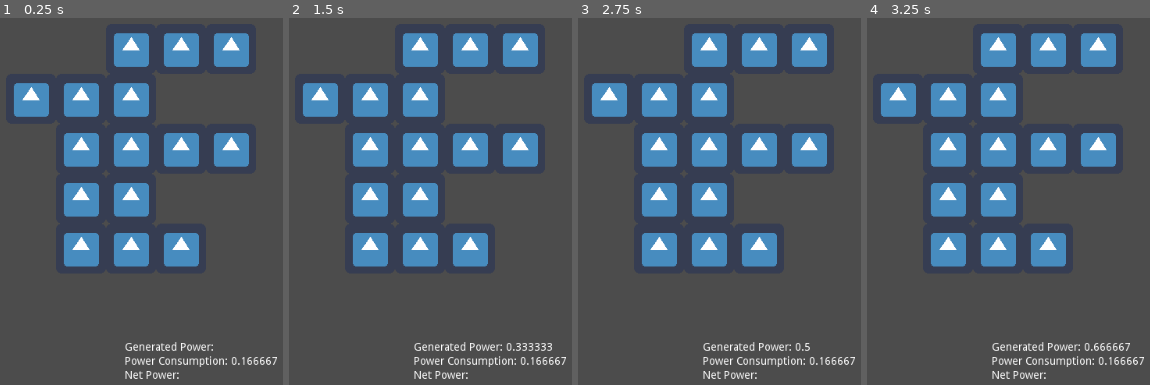
Above: before the commit, frames 1-4 (left to right).
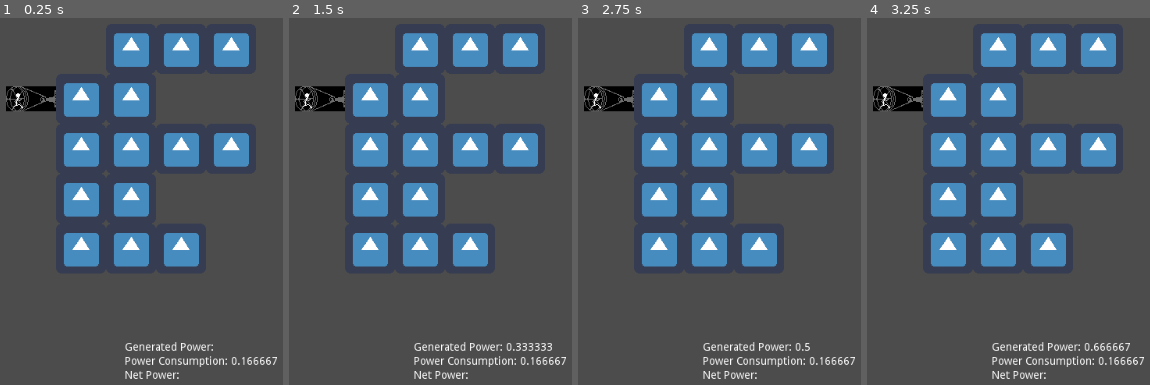
Above: after the commit, the same moments.

Repository: JoseTMonagas/sisyphean2
Game: Godot game, scene res://Test.tscn
Two runs of this game, one before a commit and one after it. Both use one fixed random seed, a clock stepped at 60 frames per second and the inputs below. The project has no main scene, so this scene is started directly. The engine's default icon, where the game draws it, is replaced by a stand-in: a white triangle on a blue panel in a dark square.
Inputs (mouse positions are in pixels of both pictures, inside the frame that each line leads up to):
- Up to frame 1 (0.25 s): no input
- Up to frame 2 (1.5 s): tap Enter at 0.5 s; move the mouse to (371, 98) at 0.52 s; press the mouse at (371, 98) at 0.53 s; tap Space at 1.25 s; move the mouse to (371, 150) at 1.27 s; release the mouse at (371, 150) at 1.28 s; click (371, 150) at 1.35 s
- Up to frame 3 (2.75 s): tap Enter at 2 s; move the mouse to (708, 47) at 2.02 s; press the mouse at (708, 47) at 2.03 s
- Up to frame 4 (3.25 s): tap Space at 2.75 s; move the mouse to (1048, 47) at 2.77 s; release the mouse at (1048, 47) at 2.78 s; click (1048, 47) at 2.85 s

The runs differ from the first frame. In frame 1, 1.5% of the frame differs, in the area x 2-20%, y 17-27%; in frame 2, 1.5%; in frame 3, 1.5%; in frame 4, 1.5%.

Commit message:
Created sisyphus' running animation

Diff:
--- a/src/power_generator/PowerGenerator.tscn
+++ b/src/power_generator/PowerGenerator.tscn
@@ -1,15 +1,76 @@
-[gd_scene load_steps=4 format=2]
+[gd_scene load_steps=7 format=2]
 
-[ext_resource path="res://icon.png" type="Texture" id=1]
+[ext_resource path="res://resources/sisyphus-full-spritesheet-export.png" type="Texture" id=1]
 [ext_resource path="res://src/power_generator/PowerGenerator.gd" type="Script" id=2]
 
 [sub_resource type="CapsuleShape2D" id=1]
+
+[sub_resource type="Animation" id=2]
+length = 0.001
+tracks/0/type = "value"
+tracks/0/path = NodePath("Sprite:frame")
+tracks/0/interp = 1
+tracks/0/loop_wrap = true
+tracks/0/imported = false
+tracks/0/enabled = true
+tracks/0/keys = {
+"times": PoolRealArray( 0 ),
+"transitions": PoolRealArray( 1 ),
+"update": 0,
+"values": [ 0 ]
+}
+
+[sub_resource type="Animation" id=3]
+resource_name = "running"
+loop = true
+step = 0.25
+tracks/0/type = "value"
+tracks/0/path = NodePath("Sprite:frame")
+tracks/0/interp = 1
+tracks/0/loop_wrap = true
+tracks/0/imported = false
+tracks/0/enabled = true
+tracks/0/keys = {
+"times": PoolRealArray( 0, 0.25, 0.5, 0.75 ),
+"transitions": PoolRealArray( 1, 1, 1, 1 ),
+"update": 1,
+"values": [ 0, 1, 2, 3 ]
+}
+tracks/1/type = "value"
+tracks/1/path = NodePath("CPUParticles2D:emitting")
+tracks/1/interp = 1
+tracks/1/loop_wrap = true
+tracks/1/imported = false
+tracks/1/enabled = true
+tracks/1/keys = {
+"times": PoolRealArray( 0.75 ),
+"transitions": PoolRealArray( 1 ),
+"update": 1,
+"values": [ true ]
+}
+
+[sub_resource type="Animation" id=4]
+resource_name = "stop"
+tracks/0/type = "value"
+tracks/0/path = NodePath("CPUParticles2D:emitting")
+tracks/0/interp = 1
+tracks/0/loop_wrap = true
+tracks/0/imported = false
+tracks/0/enabled = true
+tracks/0/keys = {
+"times": PoolRealArray( 0.4 ),
+"transitions": PoolRealArray( 1 ),
+"update": 1,
+"values": [ false ]
+}
 
 [node name="PowerGenerator" type="Node2D"]
 script = ExtResource( 2 )
 
 [node name="Sprite" type="Sprite" parent="."]
 texture = ExtResource( 1 )
+hframes = 4
+vframes = 8
 
 [node name="Current" type="Area2D" parent="."]
 position = Vector2( 32, 0 )
@@ -18,5 +79,26 @@
 [node name="CollisionShape2D" type="CollisionShape2D" parent="Current"]
 shape = SubResource( 1 )
 
+[node name="AnimationPlayer" type="AnimationPlayer" parent="."]
+anims/RESET = SubResource( 2 )
+anims/running = SubResource( 3 )
+anims/stop = SubResource( 4 )
+
+[node name="CPUParticles2D" type="CPUParticles2D" parent="."]
+position = Vector2( 16, 0 )
+emitting = false
+amount = 10
+lifetime = 0.8
+explosiveness = 0.25
+lifetime_randomness = 1.0
+emission_shape = 2
+emission_rect_extents = Vector2( 2, 2 )
+direction = Vector2( 10, 0 )
+spread = 180.0
+gravity = Vector2( 0, 30 )
+initial_velocity = 17.54
+linear_accel = -4.56
+linear_accel_random = 1.0
+
 [connection signal="area_entered" from="Current" to="." method="_on_Current_area_entered"]
 [connection signal="area_exited" from="Current" to="." method="_on_Current_area_exited"]
Not shown, added: resources/blood-bank-active.png.import
Not shown, added: resources/happy-room-active.png.import
Not shown, added: resources/hotbar.png.import
Not shown, added: resources/lightning.png.import
Not shown, added: resources/neutral-room-active.png.import
Not shown, added: resources/revive.png.import
Not shown, added: resources/sad-room-active.png.import
Binary file added: resources/sisyphus-full-spritesheet-export.png
Not shown, added: resources/sisyphus-full-spritesheet-export.png.import
Not shown, added: resources/sisyphus-full-spritesheet.png.import
Not shown, added: resources/sisyphus-running.png.import
Not shown, added: resources/times-2.png.import
(and 1 more such lines)
